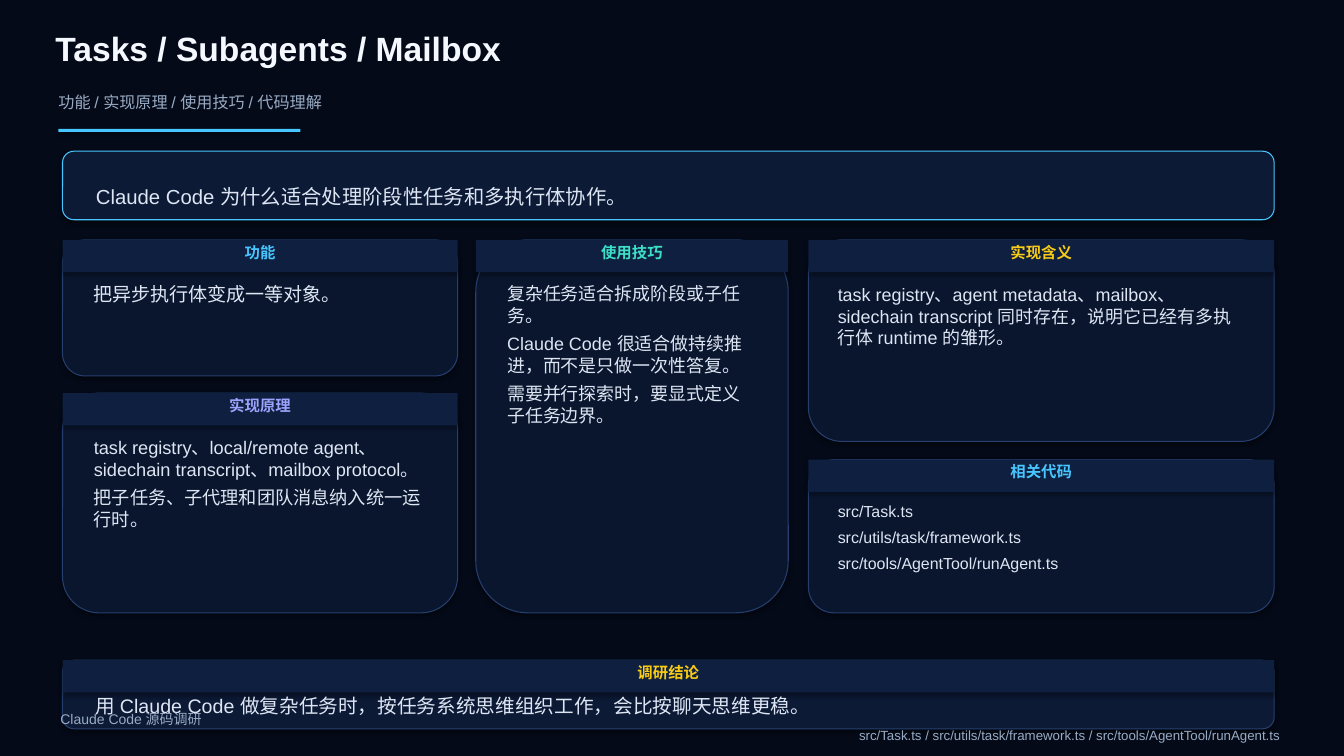
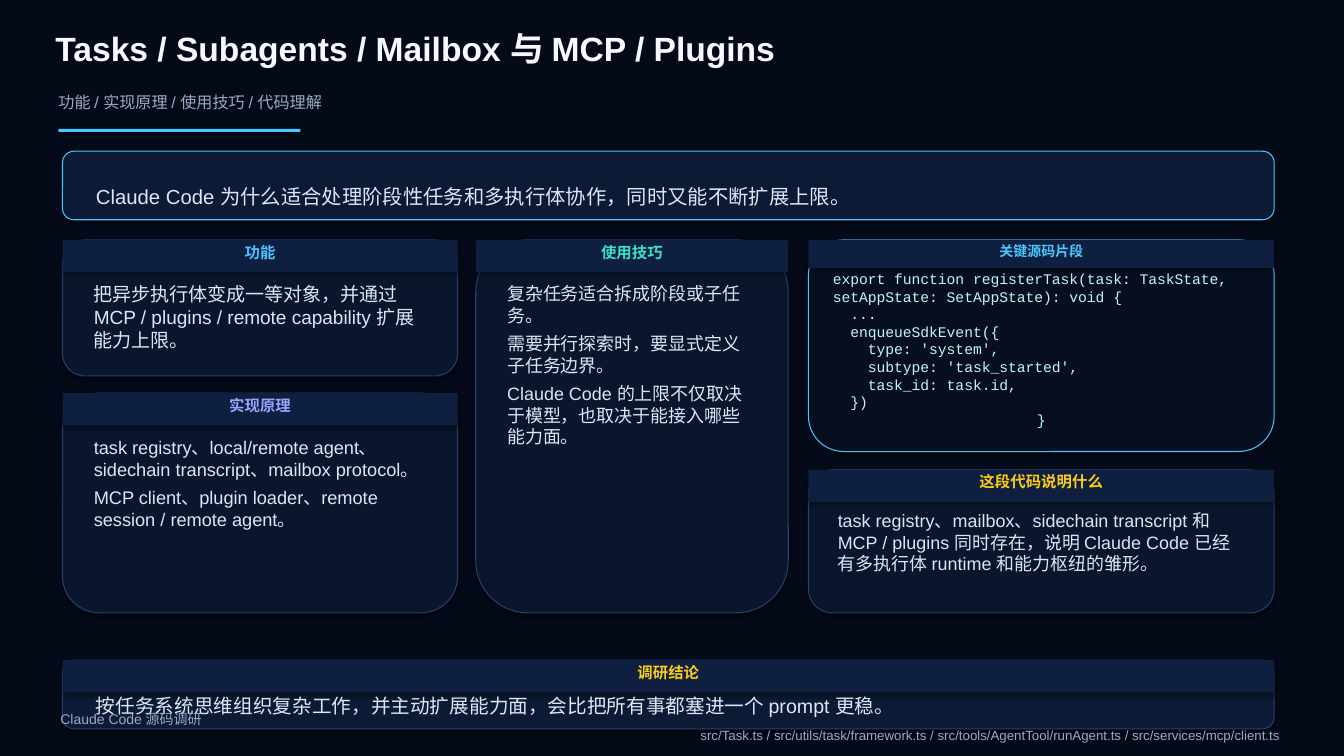
Before and after one commit to boboliu-1010/ccode, a slide deck: slide 22 of docs/zh/10-Claude Code 源码调研.pptx (slide 33 before the commit). Drawn at 1344x756 pixels with LibreOffice and Linux fonts; fonts in the diff are those of the drawing. Boxes give left, top, right and bottom in pixels: in the first picture for what was removed or moved away, otherwise in the second. Text is boxed around its words. In the diff, an @@ line names an element or a change of style, - is before the commit and + after.

```diff
--- a/docs/zh/10-Claude Code 源码调研.pptx
+++ b/docs/zh/10-Claude Code 源码调研.pptx
@@ text at (55, 33, 775, 68): text changed @@
-Tasks / Subagents / Mailbox
+Tasks / Subagents / Mailbox 与 MCP / Plugins
@@ text at (96, 187, 850, 206): text changed @@
-Claude Code 为什么适合处理阶段性任务和多执行体协作。
+Claude Code 为什么适合处理阶段性任务和多执行体协作，同时又能不断扩展上限。
@@ rounded rectangle "export function registerTask(task: TaskState, setAppState: ...": place and size @@
-rounded rectangle "export function registerTask(task: TaskState, setAppState: ..." at (809, 240, 1274, 442)
+rounded rectangle "export function registerTask(task: TaskState, setAppState: ..." at (809, 240, 1274, 452)
@@ rounded rectangle "export function registerTask(task: TaskState, setAppState: ..." at (809, 240, 1274, 452): fill #0A162E to #070F1F; outline #263F6E 0.75 pt to #48C6FF 0.75 pt @@
@@ rectangle "关键源码片段": place and size @@
-rectangle "关键源码片段" at (809, 240, 1274, 272)
+rectangle "关键源码片段" at (809, 240, 1274, 268)
@@ text in rectangle at (999, 244, 1083, 257): text changed; size 11 to 10 pt; font Arial to Courier New; text colour #FACC15 to #48C6FF @@
-实现含义
+关键源码片段
@@ text at (94, 285, 414, 349): text changed @@
-把异步执行体变成一等对象。
+把异步执行体变成一等对象，并通过 MCP / plugins / remote capability 扩展能力上限。
@@ text in rounded rectangle at (833, 273, 1228, 393): text added @@
+export function registerTask(task: TaskState, setAppState: SetAppState): void {
+...
+enqueueSdkEvent({
+type: 'system',
+subtype: 'task_started',
+task_id: task.id,
+})
+}
@@ text at (507, 335, 743, 374): paragraph removed @@
-Claude Code 很适合做持续推进，而不是只做一次性答复。
@@ text at (507, 385, 743, 445): paragraph added @@
+Claude Code 的上限不仅取决于模型，也取决于能接入哪些能力面。
@@ rounded rectangle: place and size @@
-rounded rectangle at (809, 460, 1274, 613)
+rounded rectangle at (809, 470, 1274, 613)
@@ rectangle "这段代码说明什么": place and size @@
-rectangle "这段代码说明什么" at (809, 460, 1274, 492)
+rectangle "这段代码说明什么" at (809, 470, 1274, 502)
@@ text in rectangle at (979, 474, 1102, 489): text changed; text colour #48C6FF to #FACC15 @@
-相关代码
+这段代码说明什么
@@ text at (94, 490, 378, 530): text changed @@
-把子任务、子代理和团队消息纳入统一运行时。
+MCP client、plugin loader、remote session / remote agent。
@@ text removed at (838, 505, 1058, 573) @@
-src/Task.ts
-src/utils/task/framework.ts
-src/tools/AgentTool/runAgent.ts
@@ text at (838, 512, 1230, 572): text changed @@
-task registry、agent metadata、mailbox、sidechain transcript 同时存在，说明它已经有多执行体 runtime 的雏形。
+task registry、mailbox、sidechain transcript 和 MCP / plugins 同时存在，说明 Claude Code 已经有多执行体 runtime 和能力枢纽的雏形。
@@ text at (96, 696, 894, 719): text changed @@
-用 Claude Code 做复杂任务时，按任务系统思维组织工作，会比按聊天思维更稳。
+按任务系统思维组织复杂工作，并主动扩展能力面，会比把所有事都塞进一个 prompt 更稳。
@@ text at (700, 730, 1279, 743): text changed @@
-src/Task.ts / src/utils/task/framework.ts / src/tools/AgentTool/runAgent.ts
+src/Task.ts / src/utils/task/framework.ts / src/tools/AgentTool/runAgent.ts / src/services/mcp/client.ts
```
Also in this commit, not shown: 29 other slides changed, 2 slides added, 18 slides removed, 2 other files.
